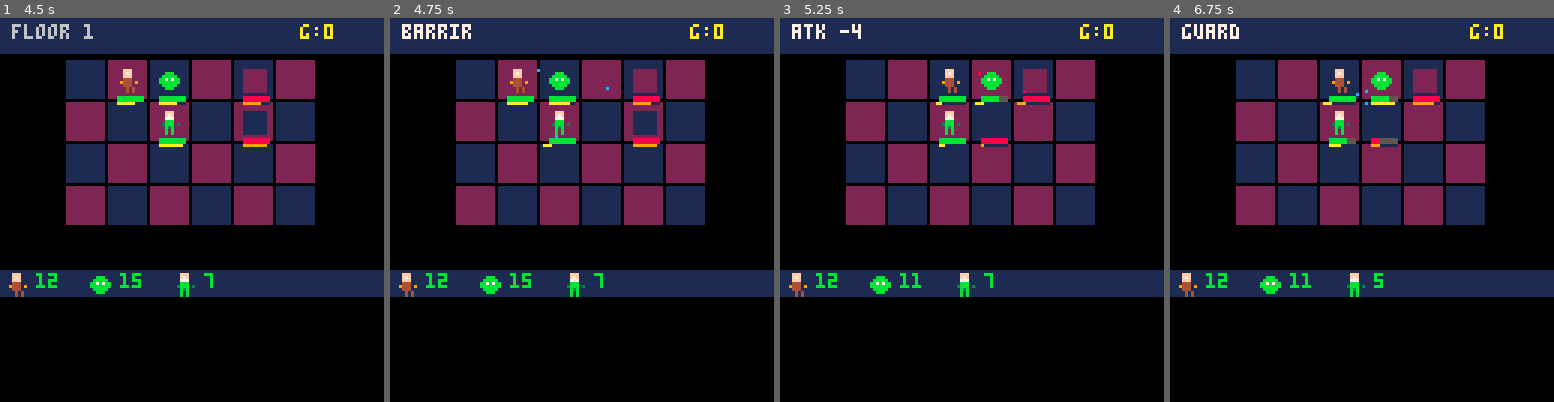
Above: before the commit, frames 1-4 (left to right).
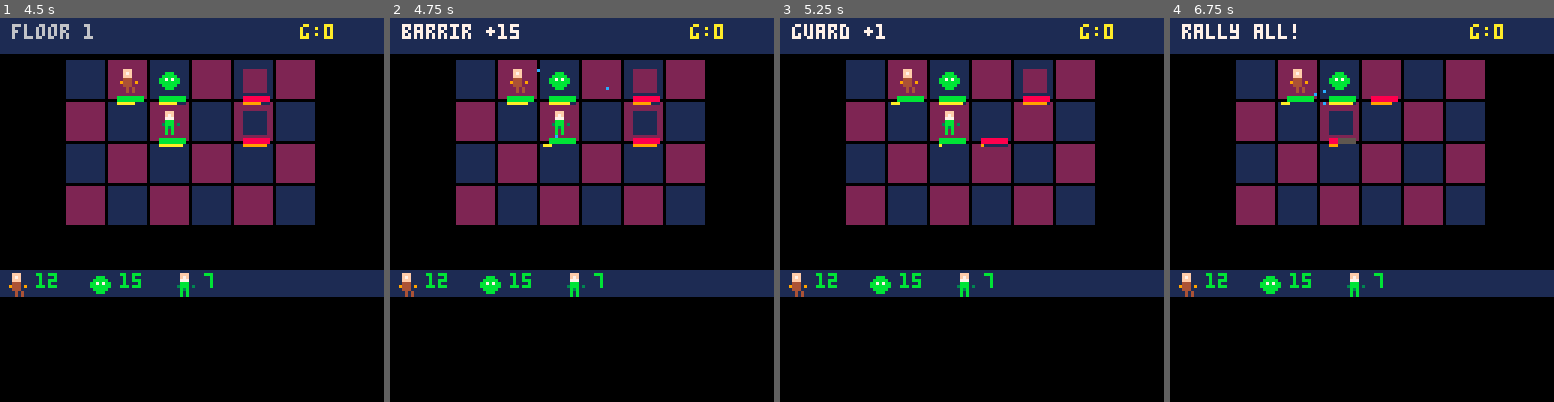
Above: after the commit, the same moments.

Repository: maxnumbers/FantacticsSpire
Game: PICO-8 cartridge spire_tactics.p8
Same seed, same stepped clock (60 frames per second), same inputs: the game is played once before the commit and once after it.
Inputs:
- Up to frame 1 (4.5 s): tap X (X key) at 0.33, 1.07, 1.85, 2.97, 4.08 s; hold Right 1.6-2.1 s; hold Up 2.15-2.42 s; hold Right 2.47-3.03 s; hold Left 3.08-3.58 s; hold Down 3.63-3.97 s; hold Right from 4.02 s (still down)
- Up to frame 2 (4.75 s): release Right at 4.68 s; hold Up from 4.73 s (still down)
- Up to frame 3 (5.25 s): release Up at 5.03 s; hold Left from 5.08 s (still down); tap X (X key) at 5.2 s
- Up to frame 4 (6.75 s): release Left at 5.68 s; hold Down 5.73-6.03 s; hold Right 6.08-6.58 s; tap X (X key) at 6.32 s; hold Right from 6.63 s (still down)

Frame 1 is identical in both runs. In frame 2, 0.1% of the frame differs, in the area x 25-34%, y 1-6%; in frame 3, 1.3%; in frame 4, 2.5%, in the area x 3-71%, y 1-71%.

Commit message:
Implement Phase 2: buff/debuff system with 11 effect handlers
Lua (spire_tactics.p8):
- Add bufmod(u,st) for runtime stat modifier computation from buffs/debuffs
- Add bfval(u,tgt,s) for computing buff/debuff values from skill data
- Rewrite calcdmg() with bufmod for ATK/DEF and mark debuff (+50% damage)
- Implement tickbd(u) with real duration ticking, poison DoT, safe removal
- Rewrite doact(u) with all 11 effect handlers: stun check, heal+revive,
  taunt-aware targeting, debuff (d/D/steal), buff (b/B/c), attack with
  counter reflection and xtra secondary effects, basic attack with bufmod
- Update ATB tick to include bufmod for SPD

Python sim (tests/combat_sim.py):
- Add Buff dataclass and bufmod/bfval/tick_buffs methods
- Mirror all 11 Lua effect handlers in do_action()
- Update calc_damage with bufmod and mark handling
- Update ATB loop with bufmod for SPD

Design tests (tests/test_design.py):
- Recalibrate mono-job test to floor=3 (buff system makes lancers stronger)
- Restructure campfire test to use squires (isolate HP advantage from
  heal-AI priority interactions)
- Adjust boss difficulty to floor=4 scaling (buff system empowers parties)

All 75 tests pass.

https://claude.ai/code/session_01Dcru2HaXMCV5TUSgAJhPR2

Diff:
--- a/spire_tactics.p8
+++ b/spire_tactics.p8
@@ -294,21 +294,60 @@
  return 0
 end
 
+-- buff/debuff modifier for stat
+function bufmod(u,st)
+ local m=0
+ for b in all(u.buffs) do
+  if b.st==st then m+=b.val end
+ end
+ for d in all(u.debuffs) do
+  if d.st==st then m-=d.val end
+ end
+ return m
+end
+
+-- compute buff/debuff value from skill
+function bfval(u,tgt,s)
+ local pw=n(s[4])
+ local x=s[7]
+ if x=="s" then return pw end
+ if x=="a" then
+  if pw<=5 then return pw end
+  return max(1,flr(pw*tgt.atk/100))
+ end
+ if x=="d" then
+  return max(1,flr(pw*tgt.def/100))
+ end
+ return pw
+end
+
 -- v2 damage calc: pw is x10 mult
 function calcdmg(u,pw,tgt,pierce)
- local ab=accb(u,"atk")
+ local ab=accb(u,"atk")+bufmod(u,"a")
  local d=flr(n(pw)*u.atk/10)+ab
  if not pierce then
-  d=d-tgt.def
+  d=d-(tgt.def+bufmod(tgt,"d"))
+ end
+ -- mark: +50% damage
+ for db in all(tgt.debuffs) do
+  if db.st=="m" then d=flr(d*1.5) break end
  end
  d+=flr(rnd(3))-1
  return max(1,d)
 end
 
--- combat ai
+-- combat ai: 11 effect handlers
 function doact(u)
- -- tick buffs/debuffs
  tickbd(u)
+ -- stun check
+ for d in all(u.debuffs) do
+  if d.st=="n" then
+   del(u.debuffs,d)
+   cmsg=u.nm.." stunned"
+   cmt=15 return
+  end
+ end
+
  local fr,fo={},{}
  for o in all(py) do
   if o.alive then
@@ -322,7 +361,6 @@
  end
  if #fo==0 then return end
 
- -- get skills (v2: unit skills)
  local sks
  if u.tm==1 then sks=ugetsk(u)
  else
@@ -334,9 +372,23 @@
   end
  end
 
- -- heal check
+ -- 1) heal check (h, H + revive)
  for i,s in pairs(sks) do
   if (s[3]=="h" or s[3]=="H") and u.cd[min(i,#u.cd)]==0 then
+   if s[7]=="r" then
+    -- revive: find dead ally
+    local pool=u.tm==1 and py or ens
+    for o in all(pool) do
+     if not o.alive then
+      o.alive=true
+      o.hp=max(1,flr(o.mhp*n(s[4])/100))
+      cmsg=s[1].." revive!"
+      cmt=25 addp(o.x,o.y,11)
+      u.cd[min(i,#u.cd)]=n(s[6])
+      sfx(1) return
+     end
+    end
+   end
    local tgt=nil
    for f in all(fr) do
     if f.hp<f.mhp*0.5 then
@@ -346,9 +398,7 @@
    if tgt or s[3]=="H" then
     local pw=flr(n(s[4])*u.atk/10)
     if s[3]=="H" then
-     for f in all(fr) do
-      f.hp=min(f.mhp,f.hp+pw)
-     end
+     for f in all(fr) do f.hp=min(f.mhp,f.hp+pw) end
      cmsg=s[1].." +"..pw
     else
      tgt.hp=min(tgt.mhp,tgt.hp+pw)
@@ -357,118 +407,228 @@
     end
     cmt=25
     u.cd[min(i,#u.cd)]=n(s[6])
-    sfx(1)
-    return
-   end
-  end
- end
-
- -- find target (behavior-aware)
+    sfx(1) return
+   end
+  end
+ end
+
+ -- 2) find target (taunt + behavior)
  local tgt,bd=nil,999
  local bf=u.bf or 0
- local pool=fo
- if bf==0 and u.tm==2 and #fo>1 then
-  local mx=0
-  for f in all(fo) do if f.x>mx then mx=f.x end end
-  pool={}
-  for f in all(fo) do if f.x==mx then add(pool,f) end end
- end
- for f in all(pool) do
-  local d=abs(f.x-u.x)+abs(f.y-u.y)
-  if bf==1 then
-   if not tgt or f.hp<tgt.hp or(f.hp==tgt.hp and d<bd) then
-    tgt=f bd=d
-   end
-  elseif bf==2 then
-   if not tgt or f.x<tgt.x or(f.x==tgt.x and d<bd) then
-    tgt=f bd=d
-   end
-  else
-   if d<bd then tgt=f bd=d end
+ -- taunt override: target unit with taunt buff
+ for f in all(fo) do
+  for b in all(f.buffs) do
+   if b.st=="t" then
+    tgt=f bd=abs(f.x-u.x)+abs(f.y-u.y)
+   end
+  end
+ end
+ if not tgt then
+  local pool=fo
+  if bf==0 and u.tm==2 and #fo>1 then
+   local mx=0
+   for f in all(fo) do if f.x>mx then mx=f.x end end
+   pool={}
+   for f in all(fo) do if f.x==mx then add(pool,f) end end
+  end
+  for f in all(pool) do
+   local d=abs(f.x-u.x)+abs(f.y-u.y)
+   if bf==1 then
+    if not tgt or f.hp<tgt.hp or(f.hp==tgt.hp and d<bd) then
+     tgt=f bd=d
+    end
+   elseif bf==2 then
+    if not tgt or f.x<tgt.x or(f.x==tgt.x and d<bd) then
+     tgt=f bd=d
+    end
+   else
+    if d<bd then tgt=f bd=d end
+   end
   end
  end
  if tgt then bd=abs(tgt.x-u.x)+abs(tgt.y-u.y) end
 
- -- buff check
+ -- 3) debuff check (d, D)
  for i,s in pairs(sks) do
-  if (s[3]=="b" or s[3]=="B") and u.cd[min(i,#u.cd)]==0 then
-   if bd<=2 or s[5]=="0" then
-    -- simple DEF buff for now
-    local bval=flr(n(s[4])*u.def/100)
-    if s[7]=="s" then bval=n(s[4]) end
-    if s[7]=="a" then bval=flr(n(s[4])*u.atk/100) end
-    cmsg=s[1]
+  local tp=s[3]
+  if (tp=="d" or tp=="D") and u.cd[min(i,#u.cd)]==0 then
+   local x=s[7]
+   local dur=n(s[8])
+   if tp=="D" then
+    if x=="t" then
+     -- taunt: buff self so enemies target us
+     add(u.buffs,{st="t",val=0,dur=dur})
+    else
+     for f in all(fo) do
+      add(f.debuffs,{st=x,val=bfval(u,f,s),dur=dur})
+     end
+    end
+    cmsg=s[1].."!"
     cmt=20
     u.cd[min(i,#u.cd)]=n(s[6])
-    addp(u.x,u.y,12)
-    sfx(2)
-    return
-   end
-  end
- end
-
- -- try attack skills (a, A, p, l)
+    addp(u.x,u.y,14) sfx(2) return
+   elseif bd<=n(s[5]) and tgt then
+    if x=="0" and n(s[4])==0 then
+     -- steal: take a buff from target
+     if #tgt.buffs>0 then
+      local b=tgt.buffs[1]
+      del(tgt.buffs,b)
+      add(u.buffs,b)
+      cmsg="stole buff!"
+     end
+    else
+     add(tgt.debuffs,{st=x,val=bfval(u,tgt,s),dur=dur})
+     cmsg=s[1].."!"
+    end
+    cmt=20
+    u.cd[min(i,#u.cd)]=n(s[6])
+    addp(tgt.x,tgt.y,14) sfx(2) return
+   end
+  end
+ end
+
+ -- 4) buff check (b, B, c)
+ for i,s in pairs(sks) do
+  local tp=s[3]
+  if (tp=="b" or tp=="B" or tp=="c") and u.cd[min(i,#u.cd)]==0 then
+   local x=s[7]
+   local dur=n(s[8])
+   if tp=="c" then
+    add(u.buffs,{st="c",val=n(s[4]),dur=dur})
+    cmsg=s[1].."!"
+   elseif tp=="B" then
+    for f in all(fr) do
+     add(f.buffs,{st=x,val=bfval(u,f,s),dur=dur})
+    end
+    cmsg=s[1].." all!"
+   else
+    local btgt=u
+    if n(s[5])>0 then
+     for f in all(fr) do
+      if f!=u and abs(f.x-u.x)+abs(f.y-u.y)<=n(s[5]) then
+       btgt=f break
+      end
+     end
+    end
+    local val=bfval(u,btgt,s)
+    add(btgt.buffs,{st=x,val=val,dur=dur})
+    cmsg=s[1].." +"..val
+   end
+   cmt=20
+   u.cd[min(i,#u.cd)]=n(s[6])
+   addp(u.x,u.y,12) sfx(2) return
+  end
+ end
+
+ -- 5) attack skills (a, A, p, l)
  for i,s in pairs(sks) do
   local tp=s[3]
   if (tp=="a" or tp=="A" or tp=="p" or tp=="l") and u.cd[min(i,#u.cd)]==0 then
    if tp=="A" then
-    -- aoe: hit all foes
     local dm=calcdmg(u,s[4],fo[1],false)
     for f in all(fo) do
      f.hp-=dm
      if f.hp<=0 then f.alive=false end
      addp(f.x,f.y,8)
     end
-    cmsg=s[1].." -"..dm.." all"
-    cmt=25
-    u.cd[min(i,#u.cd)]=n(s[6])
-    sfx(0)
-    return
-   elseif bd<=n(s[5]) then
-    local dm=calcdmg(u,s[4],tgt,tp=="p")
-    tgt.hp-=dm
     cmsg=s[1].." -"..dm
     cmt=25
     u.cd[min(i,#u.cd)]=n(s[6])
-    if tp=="l" then
+    sfx(0) return
+   elseif bd<=n(s[5]) then
+    local dm=calcdmg(u,s[4],tgt,tp=="p")
+    -- counter check (melee only)
+    local ctr=false
+    if bd<=1 then
+     for b in all(tgt.buffs) do
+      if b.st=="c" then
+       local ref=flr(dm*b.val/100)
+       u.hp-=ref
+       if u.hp<=0 then u.alive=false end
+       del(tgt.buffs,b)
+       ctr=true
+       cmsg="counter! -"..ref
+       break
+      end
+     end
+    end
+    if not ctr then
+     tgt.hp-=dm
+     cmsg=s[1].." -"..dm
+     -- xtra effects: secondary debuff
+     local x=s[7]
+     if x!="0" and n(s[8])>0 then
+      add(tgt.debuffs,{st=x,val=bfval(u,tgt,s),dur=n(s[8])})
+     end
+     if x=="k" then u.hp=min(u.mhp,u.hp+dm) end
+     if x=="n" then add(tgt.debuffs,{st="n",val=0,dur=1}) end
+    end
+    if tp=="l" and not ctr then
      u.hp=min(u.mhp,u.hp+flr(dm/2))
     end
-    if tgt.hp<=0 then
-     tgt.alive=false
-     sfx(3)
-    else
-     sfx(0)
-    end
-    addp(tgt.x,tgt.y,8)
-    return
-   end
-  end
- end
-
- -- move or basic attack
+    cmt=25
+    u.cd[min(i,#u.cd)]=n(s[6])
+    if not ctr then
+     if tgt.hp<=0 then tgt.alive=false sfx(3)
+     else sfx(0) end
+    end
+    addp(tgt.x,tgt.y,8) return
+   end
+  end
+ end
+
+ -- 6) move or basic attack
  if bd>1 then
   if tgt.x>u.x then u.x+=1
   elseif tgt.x<u.x then u.x-=1
   elseif tgt.y>u.y then u.y+=1
   elseif tgt.y<u.y then u.y-=1 end
  else
-  local dm=max(1,u.atk+accb(u,"atk")-tgt.def+flr(rnd(3))-1)
-  tgt.hp-=dm
-  cmsg="atk -"..dm
+  local a=u.atk+accb(u,"atk")+bufmod(u,"a")
+  local df=tgt.def+bufmod(tgt,"d")
+  local dm=max(1,a-df+flr(rnd(3))-1)
+  -- counter check
+  local ctr=false
+  for b in all(tgt.buffs) do
+   if b.st=="c" then
+    u.hp-=flr(dm*b.val/100)
+    if u.hp<=0 then u.alive=false end
+    del(tgt.buffs,b)
+    ctr=true cmsg="counter!"
+    break
+   end
+  end
+  if not ctr then
+   tgt.hp-=dm cmsg="atk -"..dm
+   if tgt.hp<=0 then tgt.alive=false sfx(3)
+   else sfx(0) end
+  end
   cmt=20
-  if tgt.hp<=0 then
-   tgt.alive=false
-   sfx(3)
-  else
-   sfx(0)
-  end
   addp(tgt.x,tgt.y,8)
  end
 end
 
 -- tick buff/debuff durations
 function tickbd(u)
- -- placeholder: full buff system in W3.1
+ for i=#u.buffs,1,-1 do
+  local b=u.buffs[i]
+  if b.dur>0 then
+   b.dur-=1
+   if b.dur<=0 then del(u.buffs,b) end
+  end
+ end
+ for i=#u.debuffs,1,-1 do
+  local d=u.debuffs[i]
+  -- poison DoT
+  if d.st=="p" then
+   u.hp-=d.val
+   if u.hp<=0 then u.alive=false end
+  end
+  if d.dur>0 then
+   d.dur-=1
+   if d.dur<=0 then del(u.debuffs,d) end
+  end
+ end
 end
 
 function cwin()
@@ -516,7 +676,7 @@
 
  for _=1,cspd do
   for u in all(au) do
-   u.atb+=u.spd+accb(u,"spd")
+   u.atb+=max(1,u.spd+accb(u,"spd")+bufmod(u,"s"))
    if u.atb>=100 then
     u.atb=-20
     doact(u)
Not shown, changed: tests/combat_sim.py
Not shown, changed: tests/test_design.py
